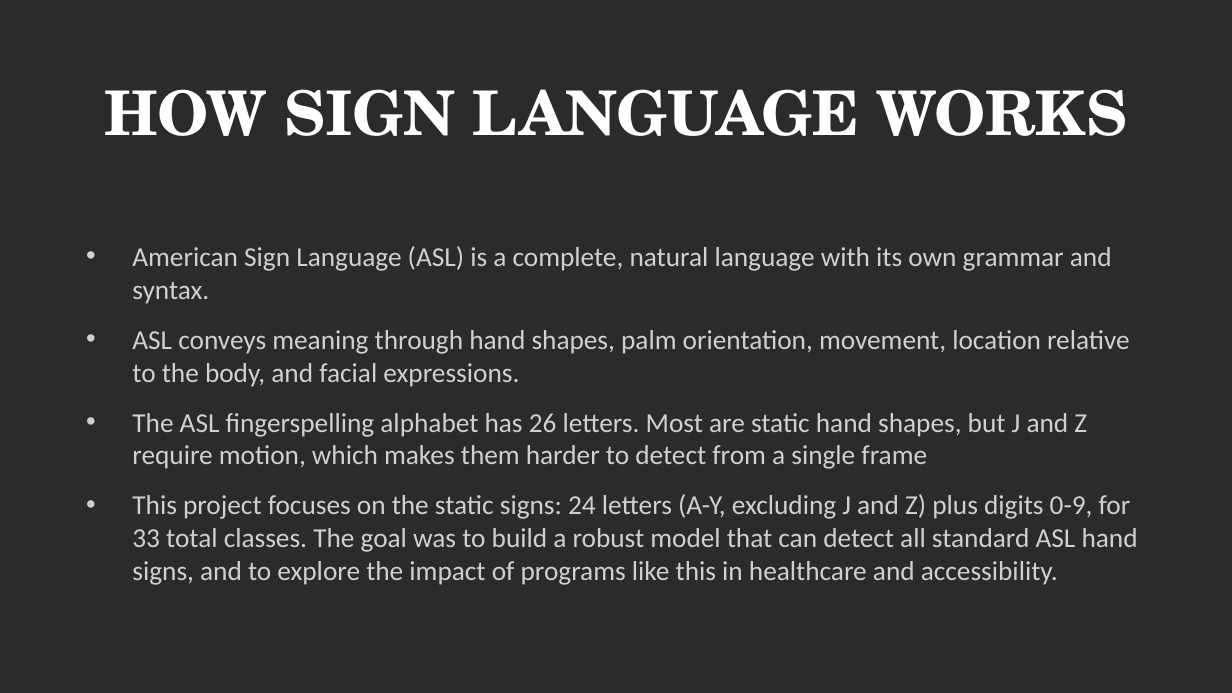
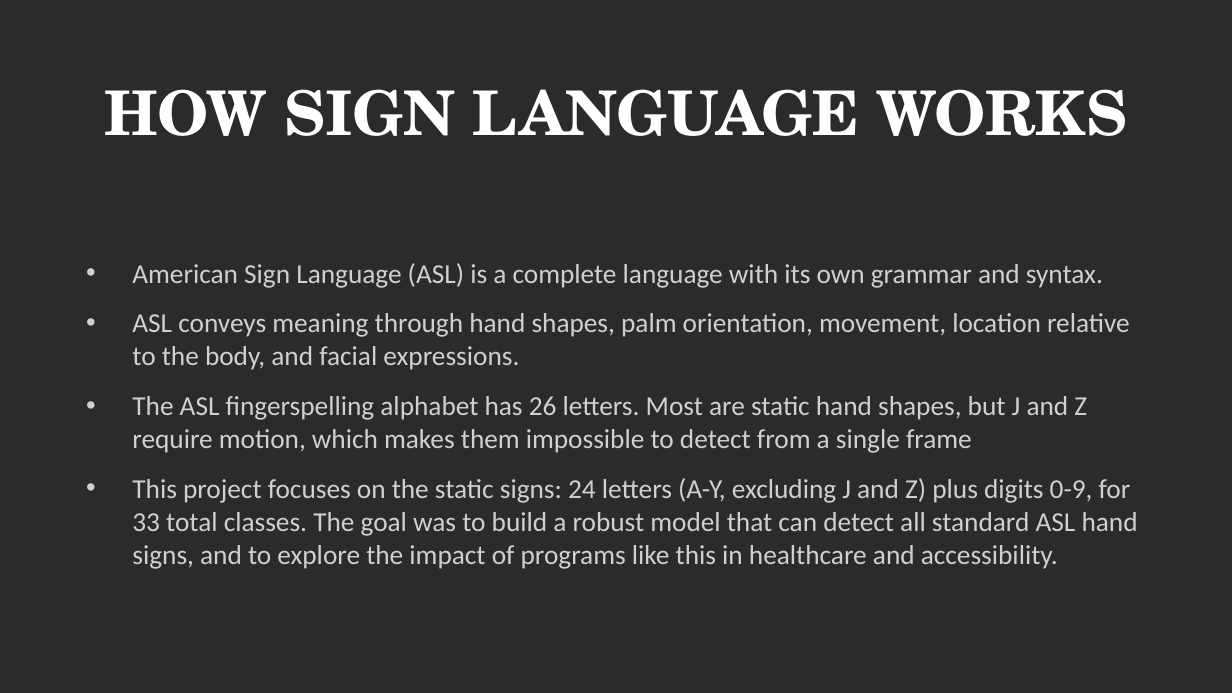
Before and after one commit to JR000270/sign_lang_opencv, a slide deck: slide 6 of ASL_ComputerVision.pptx. Drawn at 1232x693 pixels with LibreOffice and Linux fonts; fonts in the diff are those of the drawing; background and template pictures are left out; a plain dark background stands for a picture behind light text. Boxes give left, top, right and bottom in pixels: in the first picture for what was removed or moved away, otherwise in the second. Text is boxed around its words. In the diff, an @@ line names an element or a change of style, - is before the commit and + after.

```diff
--- a/ASL_ComputerVision.pptx
+++ b/ASL_ComputerVision.pptx
@@ text at (132,263,1103,288): text changed @@
-• American Sign Language (ASL) is a complete, natural language with its own grammar and syntax.
+• American Sign Language (ASL) is a complete language with its own grammar and syntax.
@@ text at (132,396,1087,453): text changed @@
-• The ASL fingerspelling alphabet has 26 letters. Most are static hand shapes, but J and Z require motion, which makes them harder to detect from a single frame
+• The ASL fingerspelling alphabet has 26 letters. Most are static hand shapes, but J and Z require motion, which makes them impossible to detect from a single frame
```
Also in this commit, not shown: 2 other slides changed.
